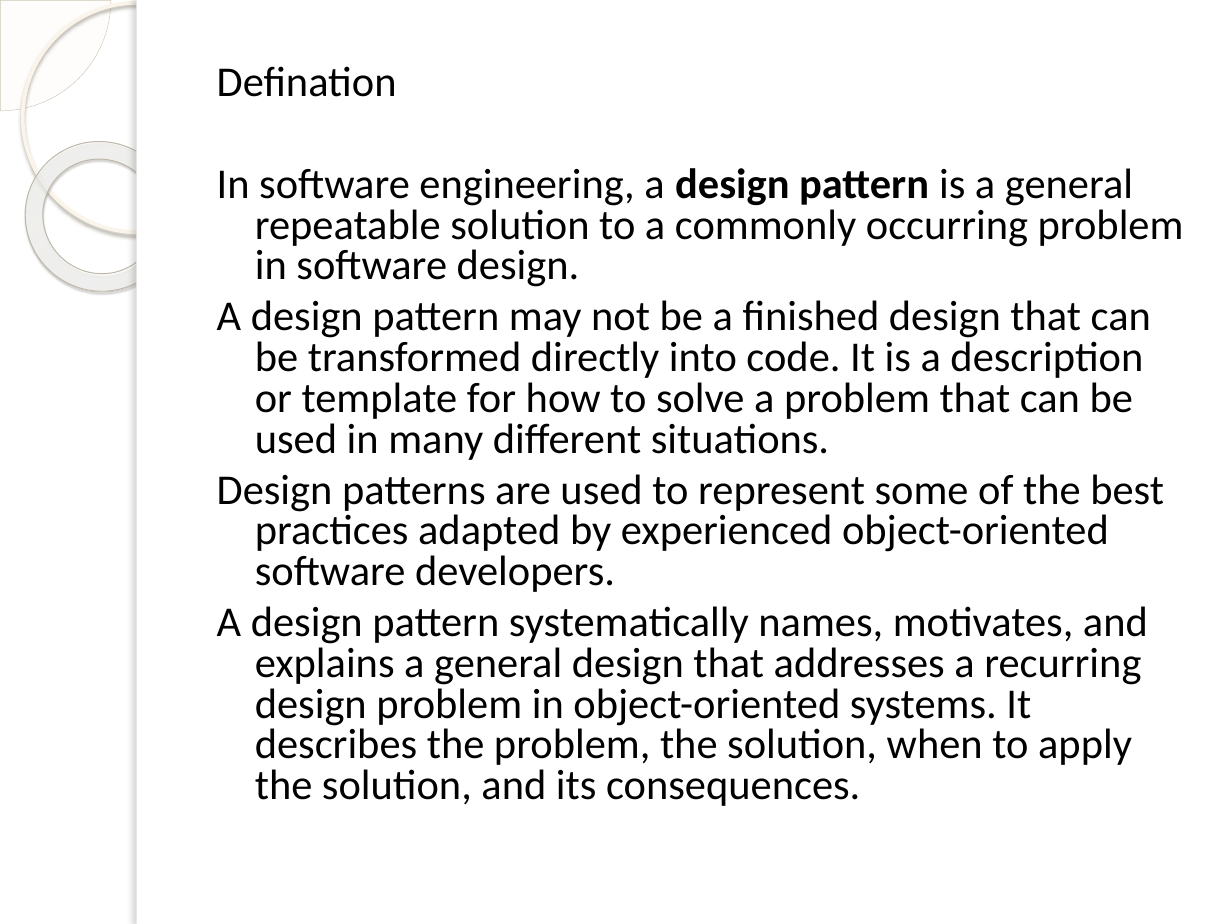
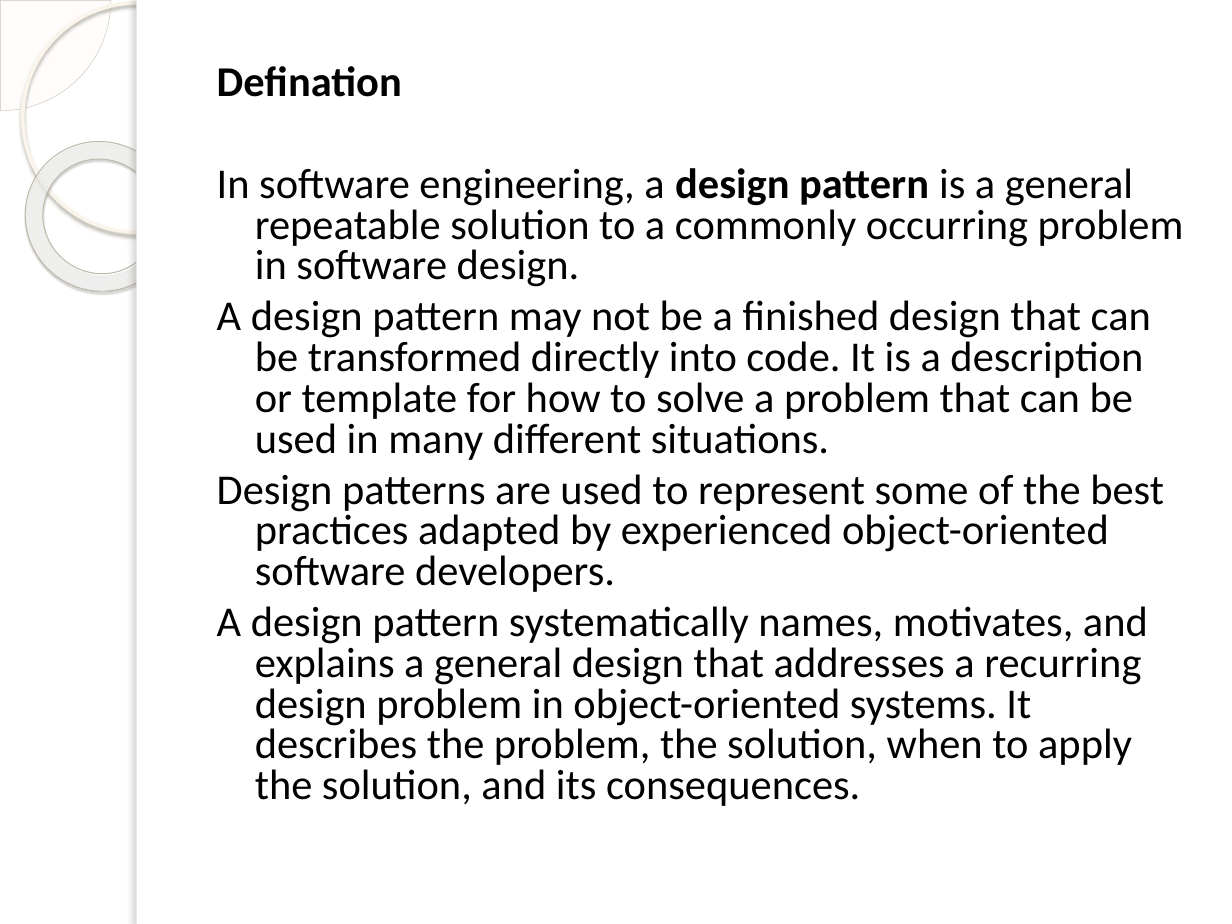
Before and after one commit to pratyusbharimalla/designpattern, a slide deck: slide 4 of design pattern.pptx. Drawn at 1232x924 pixels with LibreOffice and Linux fonts; fonts in the diff are those of the drawing; background and template pictures are left out. Boxes give left, top, right and bottom in pixels: in the first picture for what was removed or moved away, otherwise in the second. Text is boxed around its words. In the diff, an @@ line names an element or a change of style, - is before the commit and + after.

Commit message:
design pattern update

```diff
--- a/design pattern.pptx
+++ b/design pattern.pptx
@@ text at [217, 66, 402, 97]: bold on in "Defination" @@
```
Also in this commit, not shown: 3 other slides changed, 12 slides added, 1 slide removed.
